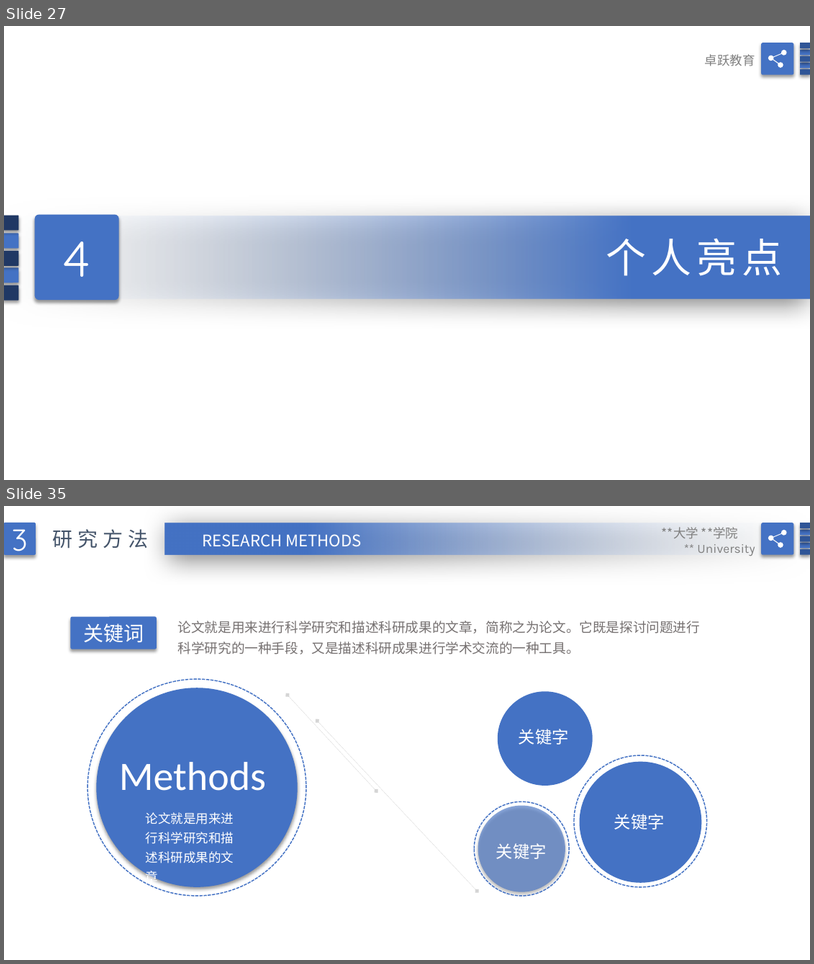
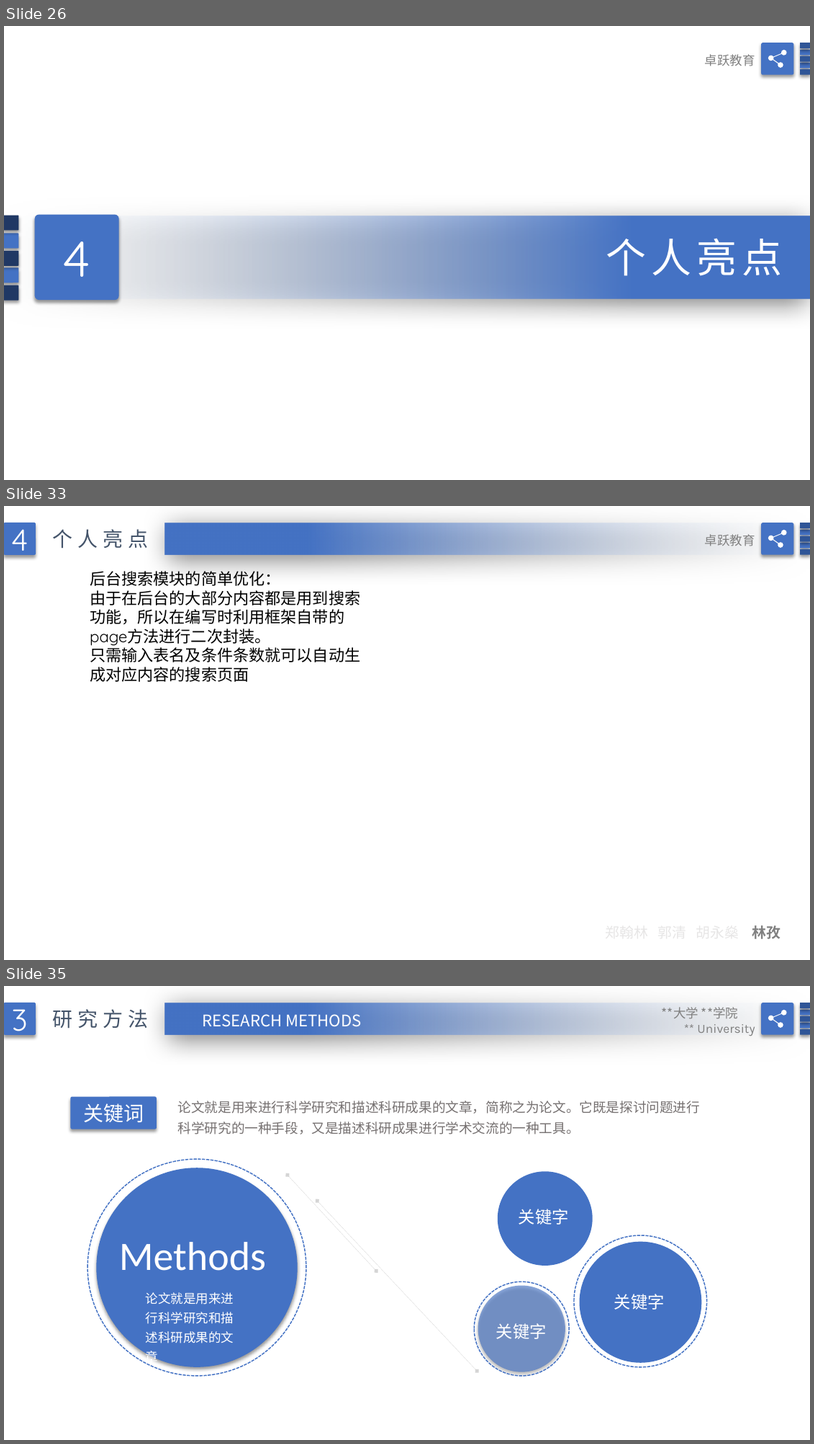
Before and after one commit to TestingTestings/Project_4, a slide deck: doc/简洁蓝色毕业论文答辩PPT模版.pptx. Shown one above the other, each under a label of ours: slides 27 and 35 before the commit, slides 26, 33 and 35 after it; the slides between them are not shown. The pictures are 814x964 and 814x1444 pixels, drawn with LibreOffice and Linux fonts; fonts in the diff are those of the drawing; background and template pictures are left out. Boxes give left, top, right and bottom in pixels: in the first picture for what was removed or moved away, otherwise in the second. Text is boxed around its words. In the diff, an @@ line names an element or a change of style, - is before the commit and + after.

```diff
--- a/doc/简洁蓝色毕业论文答辩PPT模版.pptx
+++ b/doc/简洁蓝色毕业论文答辩PPT模版.pptx
@@ slide 33 added at [4, 506, 810, 960], background picture (left out) @@
@@ rounded rectangle added at [4, 523, 36, 555], fill #4472C4, 36 pt, text #FFFFFF @@
+4
@@ rectangle added at [165, 523, 810, 555], fill gradient #F7FAFD to #4472C4 @@
@@ text added at [53, 529, 149, 548], 24 pt, text #44546A @@
+个人亮点
@@ text added at [705, 534, 756, 546], 15 pt, text #808080 @@
+卓跃教育
@@ group added at [761, 523, 810, 555]: 6 rounded rectangles, 1 freeform shape @@
@@ text added at [90, 571, 360, 682], 19 pt, text #000000 @@
+后台搜索模块的简单优化：
+由于在后台的大部分内容都是用到搜索功能，所以在编写时利用框架自带的page方法进行二次封装。
+只需输入表名及条件条数就可以自动生成对应内容的搜索页面
@@ text added at [753, 925, 782, 939], 17 pt, text #E7E6E6 @@
+郑翰林 郭清 胡永燊 林孜
@@ what was slide 27 is now slide 26 @@
```
Also in this commit, not shown: 9 slides changed, 3 other slides added, 5 slides removed.
